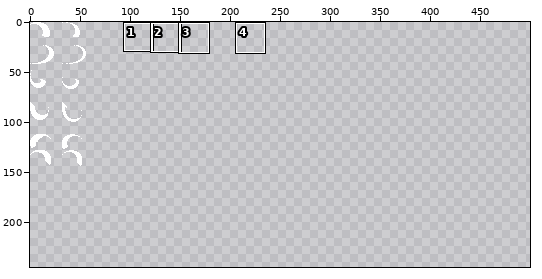
A pixel-art file gets an edit: src/averain/assets/vfx.ase. The first picture is a wide view before the edit; the outline marks the close-up.
Close-up. Old version:
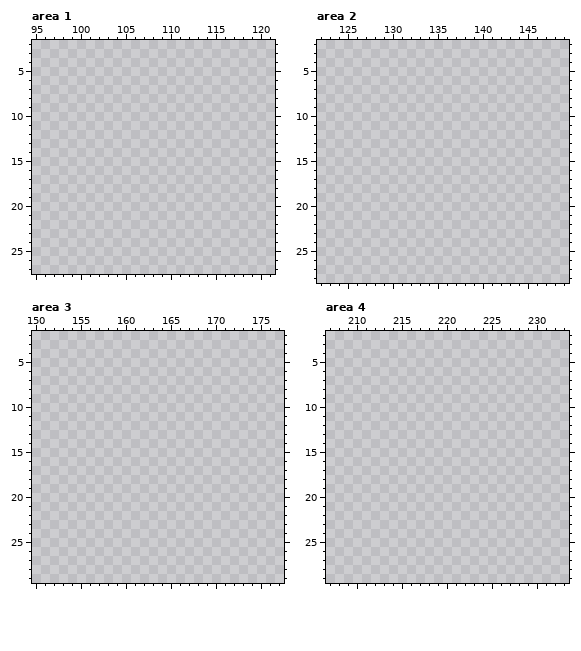
512x512 pixels, 1 frame. Shown: area 1: x 95..121, y 2..27; area 2: x 122..149, y 2..28; area 3: x 150..177, y 2..29; area 4: x 207..233, y 2..29. The wide view leaves out empty margins. The commit also changed other parts of the picture, which this record leaves out.
And afterwards:
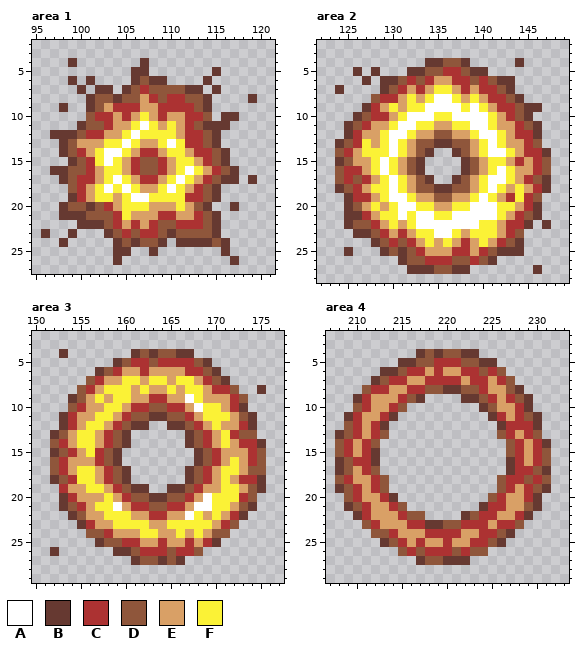
Palette (. is transparent): A #ffffff  B #663931  C #ac3232  D #8f563b  E #d9a066  F #fbf236
Change:
Area 1:
y 4: x 99 . -> B; x 107 . -> B
y 5: x 106..107 .. -> BB; x 115 . -> B
y 6: x 99 . -> B; x 101 . -> B; x 106..109 .... -> BDBB; x 114 . -> B
y 7: x 100 . -> B; x 102..103 .. -> BB; x 105..113 ......... -> BDCDDDDBB; x 115 . -> B
y 8: x 101..114 .............. -> BDDBDDECDCCDDB; x 119 . -> B
y 9: x 98 . -> B; x 101..114 .............. -> BDECCCEECCCCDB
y 10: x 101..114 .............. -> DCCECEFECEECCD; x 116..117 .. -> BB
y 11: x 100..116 ................. -> BDDCEEFAFEFECDBBB
y 12: x 97..115 ................... -> BBBDCCEEFAFFFFECCDB
y 13: x 98..115 .................. -> BDEEEFFAFEEFAFCCDB
y 14: x 98..116 ................... -> BDCEFAAFECCEFFECCDB
y 15: x 99..116 .................. -> BDCFAFECDDCEFFECDB
y 16: x 97..117 ..................... -> BBDDCEFFECDDCEFAFECDB
y 17: x 98..117 .................... -> BDCCEFAFECCEFAFECDBB; x 119 . -> B
y 18: x 99..115 ................. -> DCEFAFAFEEFAFECDB
y 19: x 99..115 ................. -> BCEFFEFAAFFFFCCDB
y 20: x 98..114 ................. -> BDDBDCEFFFEEEFEDB; x 117 . -> B
y 21: x 98..115 .................. -> BBBDDDCFEEECCEECDB
y 22: x 100..115 ................ -> BBBDCECECDDCCCDB
y 23: x 96 . -> B; x 99 . -> B; x 103..115 ............. -> BDCDCCDBDDDDB
y 24: x 98 . -> B; x 104..109 ...... -> BDBDDB; x 111..116 ...... -> BBBBDB
y 25: x 104..105 .. -> BB; x 108 . -> B; x 116 . -> B
y 26: x 104 . -> B; x 117 . -> B
Area 2:
y 4: x 134..138 ..... -> BBDDB; x 144 . -> B
y 5: x 126 . -> B; x 128 . -> B; x 132..140 ......... -> BBDDCCDBB
y 6: x 127 . -> B; x 129..143 ............... -> BBDCDCEECCDCDBB
y 7: x 124 . -> B; x 129..143 ............... -> BDCECEFFECECCDB
y 8: x 128..144 ................. -> DCCEFEFAAFEFECCDB
y 9: x 127..146 .................... -> BCEFEFFAAAAFAFECCDBB
y 10: x 126..145 .................... -> BDCCEFAAAFFAAAAFECDB
y 11: x 125..146 ...................... -> BDCEEFAAFFEEFFAAFEECDB
y 12: x 125..146 ...................... -> BCEEFAAFEEDDEEFAAFECCB
y 13: x 124..146 ....................... -> BDCFEFAFEDDBBDDEFAFEECD
y 14: x 124..134 ........... -> DCEFFFAFEDB; x 137..147 ........... -> BDEFAAFECCB
y 15: x 124..133 .......... -> BDEEFAFEDB; x 138..147 .......... -> BDEFFECECD
y 16: x 124..133 .......... -> DCCEFAFEDB; x 138..147 .......... -> BDEFAFEECD
y 17: x 124..134 ........... -> DCDCEFAFEDB; x 137..147 ........... -> BDEFAAFECDB
y 18: x 124..147 ........................ -> BDCEFFAFEDDBBDDEFAFEFECB
y 19: x 125..146 ...................... -> BCCEFAAFEEDDEEFAFECFCD
y 20: x 125..146 ...................... -> BDEFEFAAFFEEFFAAAFFECB
y 21: x 125..146 ...................... -> BBCEFFAFAAFFAAAAAFECDB
y 22: x 125..145 ..................... -> BDDCEFEFAAAAAAAFFECCB; x 147 . -> B
y 23: x 126..144 ................... -> BBDCECEFFAAFEFFFECD
y 24: x 128..144 ................. -> BDCDCEFEFECEFECDB
y 25: x 125 . -> B; x 129..144 ................ -> BDBDCEEECCECDBBB
y 26: x 131..141 ........... -> BDDCCCDDCDB
y 27: x 132..138 ....... -> BBBDDBB; x 146 . -> B
Area 3:
y 4: x 153 . -> B; x 161..167 ....... -> BDBDDBB
y 5: x 159..169 ........... -> BDCCDCCCCDB
y 6: x 157..170 .............. -> BDCEECEEEECCDB
y 7: x 156..171 ................ -> DCEEFFEFFEFFECDB
y 8: x 155..172 .................. -> DCEFFFEFEEFEFFECCD; x 175 . -> B
y 9: x 154..173 .................... -> BDEFEFFEECCEEAFEEECD
y 10: x 154..173 .................... -> DCEEFFECCDDCCEAFFECB
y 11: x 153..174 ...................... -> BCEEFFECDDBBDDCEFFFEDB
y 12: x 153..162 .......... -> BCEFFECDBB; x 165..174 .......... -> BBDCEFEECB
y 13: x 152..160 ......... -> BDEFFECDB; x 167..174 ........ -> BDCEFCDD
y 14: x 152..160 ......... -> DCEFFECDB; x 167..175 ......... -> BDCEFECCB
y 15: x 152..159 ........ -> BDCEFCDB; x 168..175 ........ -> BDCEEECD
y 16: x 152..159 ........ -> DCEEECDB; x 168..175 ........ -> BDCEFECD
y 17: x 152..160 ......... -> DCEFFECDB; x 167..175 ......... -> BDCEFFEDD
y 18: x 152..160 ......... -> BDCFFECDB; x 167..175 ......... -> BDCEFECCB
y 19: x 153..162 .......... -> CEEFFECDBB; x 165..175 ........... -> BBDCEEFFEDB
y 20: x 153..174 ...................... -> BCEEEFECDDBBDDCEAFFFCD
y 21: x 153..174 ...................... -> BDCEFFAECCDDCCEAAFFEDB
y 22: x 154..173 .................... -> BDEEFFFEECCEEAFEFECB
y 23: x 155..172 .................. -> BCEEFFFFEEFFFFFECD
y 24: x 156..171 ................ -> DDCEEEFFEEFEFEDD
y 25: x 157..170 .............. -> BDDCCEECEECECB
y 26: x 152 . -> B; x 159..168 .......... -> BBDCCCDCCD
y 27: x 161..166 ...... -> BDDBDB
Area 4:
y 4: x 217..223 ....... -> BDBDDBB
y 5: x 215..225 ........... -> BBDDCCCDDBB
y 6: x 213..226 .............. -> BBDCCECEECCDCD
y 7: x 212..227 ................ -> BDCCEECCCCECCECD
y 8: x 211..228 .................. -> DCCEECCDDBBDDCEEDB
y 9: x 210..217 ........ -> BCEEECDB; x 222..229 ........ -> BBDCECDB
y 10: x 210..215 ...... -> DCEECD; x 224..229 ...... -> BDEECB
y 11: x 209..214 ...... -> BCEECB; x 225..230 ...... -> BCECDB
y 12: x 209..213 ..... -> DCECB; x 226..230 ..... -> BCCCB
y 13: x 208..213 ...... -> BDCECD; x 226..230 ..... -> DCECD
y 14: x 208..212 ..... -> DCECD; x 227..231 ..... -> DCECB
y 15: x 208..212 ..... -> DCECB; x 227..231 ..... -> DCECD
y 16: x 208..212 ..... -> BDCCB; x 227..231 ..... -> BCECD
y 17: x 208..212 ..... -> BDECD; x 227..231 ..... -> BCCDB
y 18: x 208..213 ...... -> DCEECD; x 226..231 ...... -> DCCDCD
y 19: x 208..213 ...... -> BDCECD; x 226..231 ...... -> DCECDB
y 20: x 209..214 ...... -> DCEECB; x 225..230 ...... -> DCEECB
y 21: x 209..215 ....... -> BDCEECD; x 224..230 ....... -> BCCEEDB
y 22: x 210..217 ........ -> BCEEECDD; x 222..229 ........ -> BDCCEECB
y 23: x 211..228 .................. -> DCEEECCBBDDCCCECCD
y 24: x 212..227 ................ -> DDCEEECCCCEECCDB
y 25: x 213..226 .............. -> BDCECEECEECCDB
y 26: x 215..224 .......... -> DCDCCCDCDD
y 27: x 217..222 ...... -> BDDBBB
Pixel boxes of the changes (left, top, right, bottom) in both close-ups:
added: (41, 58, 257, 265)
added: (335, 58, 551, 274)
added: (50, 349, 266, 565)
added: (335, 349, 551, 565)
